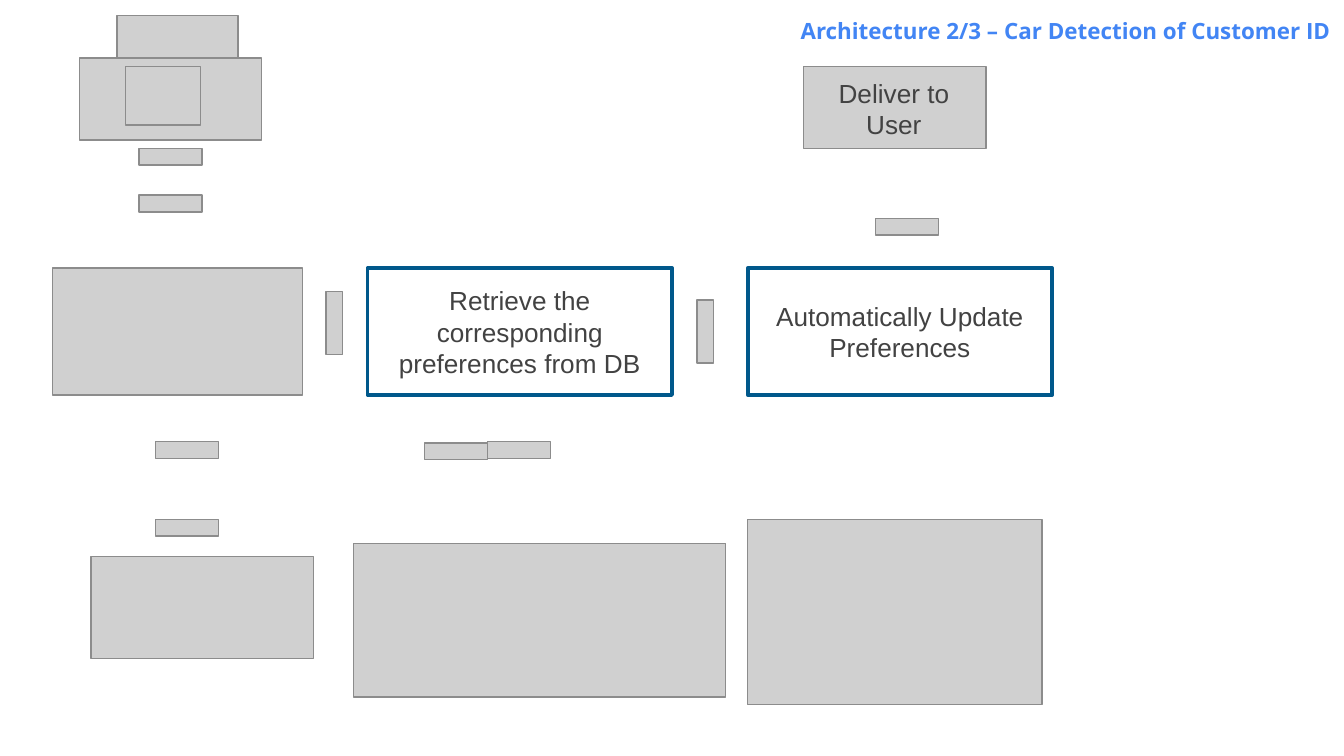
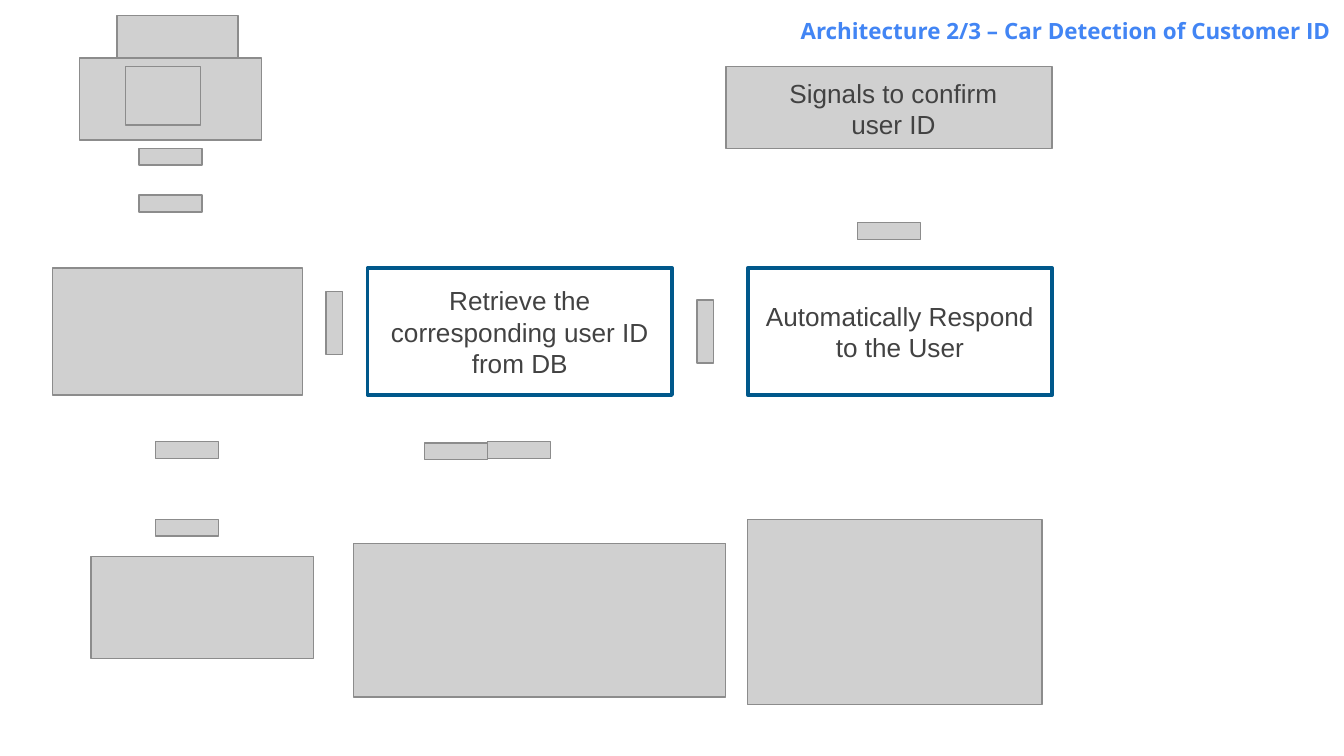
Before and after one commit to mohandesosama/Delivering-an-ML-AI-Strategy, a slide deck: slide 11 of 02_project-steps-aibl.pptx. Drawn at 1344x756 pixels with LibreOffice and Linux fonts; fonts in the diff are those of the drawing; grey boxes stand for pictures; background and template pictures are left out. Boxes give left, top, right and bottom in pixels: in the first picture for what was removed or moved away, otherwise in the second. Text is boxed around its words. In the diff, an @@ line names an element or a change of style, - is before the commit and + after.

```diff
--- a/02_project-steps-aibl.pptx
+++ b/02_project-steps-aibl.pptx
@@ picture: place and size @@
-picture at [804,67,986,149]
+picture at [726,67,1052,149]
@@ text at [789,84,997,134]: text changed @@
-Deliver to User
+Signals to confirm user ID
@@ picture: place and size @@
-picture at [875,218,938,234]
+picture at [857,223,921,239]
@@ text in rectangle at [391,291,648,374]: text changed @@
-Retrieve the corresponding preferences from DB
+Retrieve the corresponding user ID from DB
@@ text in rectangle at [766,307,1034,358]: text changed @@
-Automatically Update Preferences
+Automatically Respond to the User
```
Also in this commit, not shown: 3 other slides changed, 3 other files.
